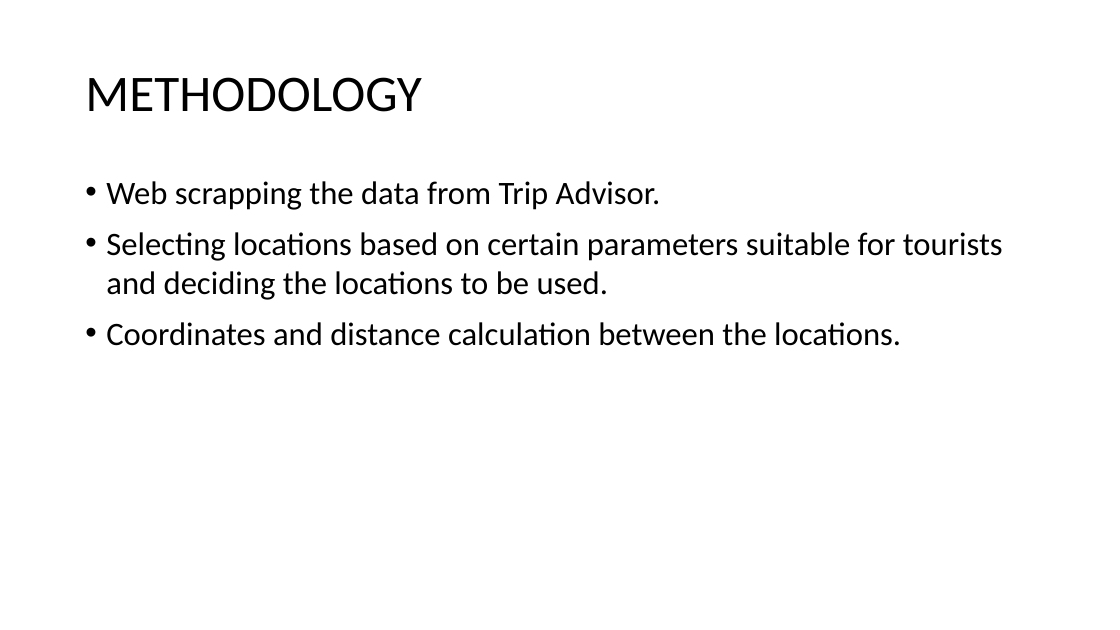
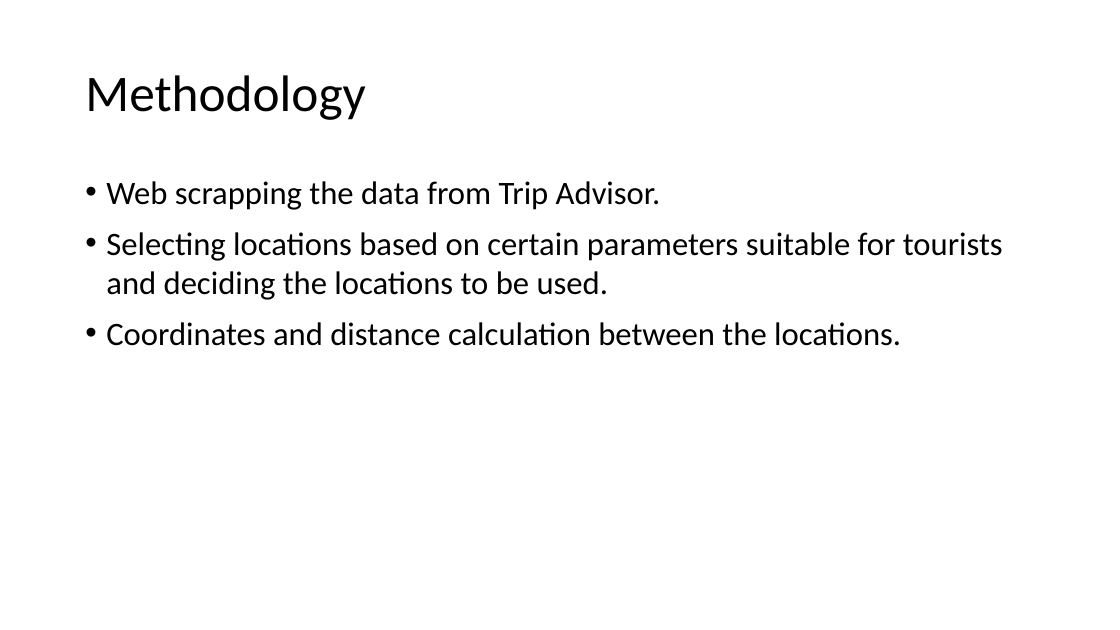
Before and after one commit to abhilash-j2/BostonSightseeing, a slide deck: slide 3 of Boston Sightseeing.pptx. Drawn at 1120x630 pixels with LibreOffice and Linux fonts; fonts in the diff are those of the drawing. Boxes give left, top, right and bottom in pixels: in the first picture for what was removed or moved away, otherwise in the second. Text is boxed around its words. In the diff, an @@ line names an element or a change of style, - is before the commit and + after.

```diff
--- a/Boston Sightseeing.pptx
+++ b/Boston Sightseeing.pptx
@@ title at (85,75,365,120): text changed @@
-METHODOLOGY
+Methodology
```
Also in this commit, not shown: 11 other slides changed, 7 slides added, 1 slide removed, 1 other file.
